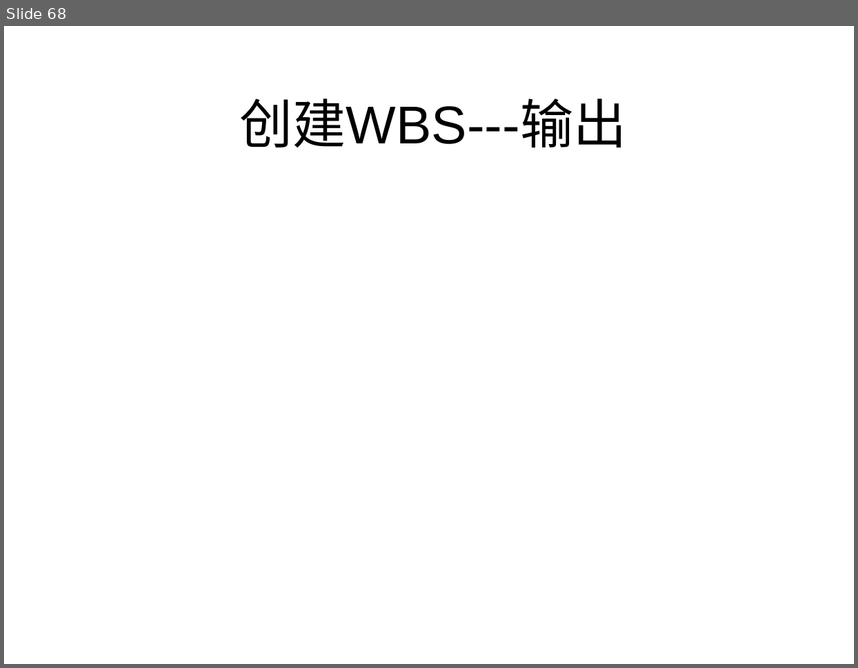
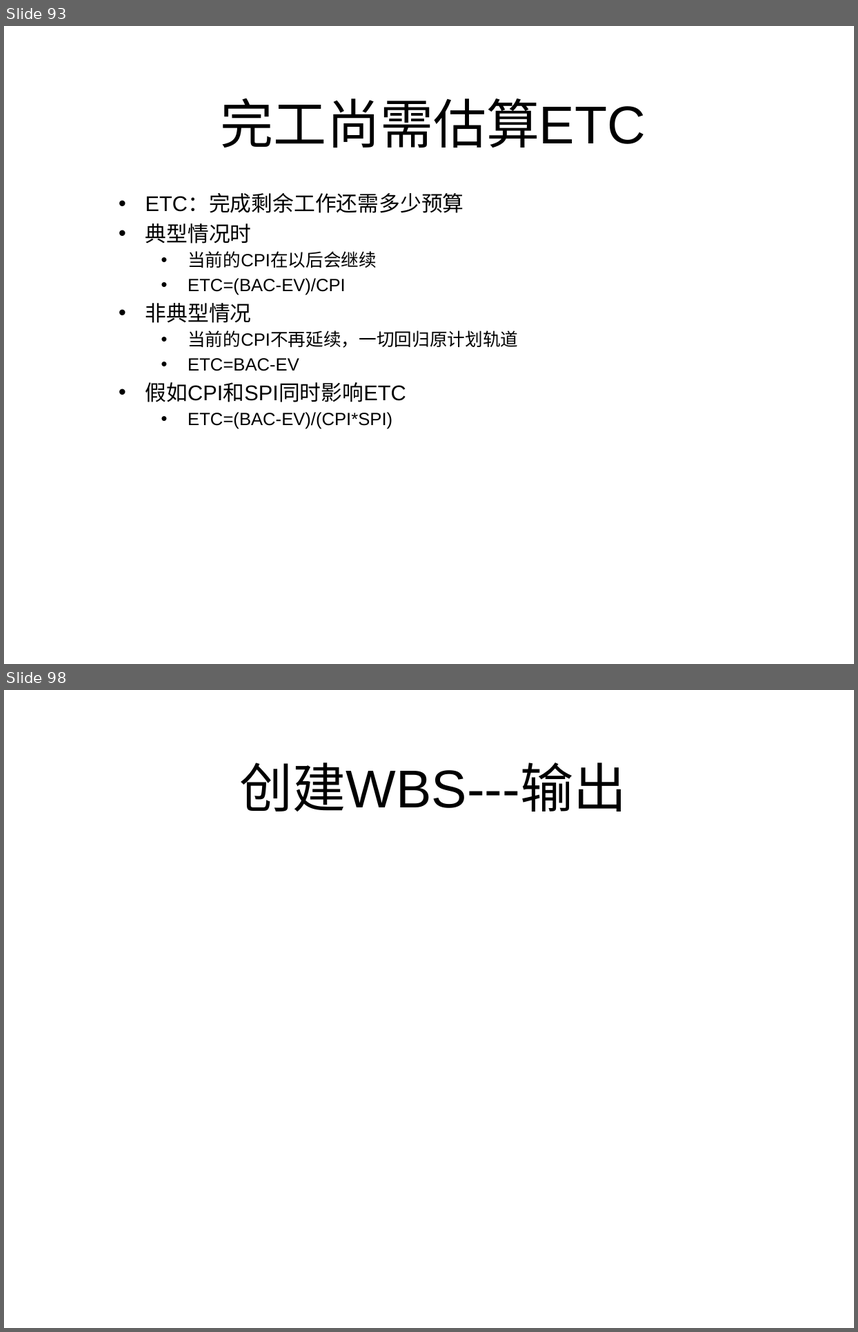
Before and after one commit to lipeiyu26/myStudy, a slide deck: springboot/SpringBoot-redis/src/main/resources/ppt/项目管理.pptx. Shown one above the other, each under a label of ours: slide 68 before the commit, slides 93 and 98 after it; the slides between them are not shown. The pictures are 858x668 and 858x1332 pixels, drawn with LibreOffice and Linux fonts; fonts in the diff are those of the drawing. Boxes give left, top, right and bottom in pixels: in the first picture for what was removed or moved away, otherwise in the second. Text is boxed around its words. In the diff, an @@ line names an element or a change of style, - is before the commit and + after.

```diff
--- a/springboot/SpringBoot-redis/src/main/resources/ppt/项目管理.pptx
+++ b/springboot/SpringBoot-redis/src/main/resources/ppt/项目管理.pptx
@@ slide 93 added at [4,26,854,664], background #FFFFFF @@
@@ title added at [221,98,646,147], 45 pt, text #000000 @@
+完工尚需估算ETC
@@ subtitle added at [145,194,518,429], 15 pt, text #000000 @@
+• ETC：完成剩余工作还需多少预算
+• 典型情况时
+  • 当前的CPI在以后会继续
+  • ETC=(BAC-EV)/CPI
+• 非典型情况
+  • 当前的CPI不再延续，一切回归原计划轨道
+  • ETC=BAC-EV
+• 假如CPI和SPI同时影响ETC
+  • ETC=(BAC-EV)/(CPI*SPI)
@@ what was slide 68 is now slide 98 @@
```
Also in this commit, not shown: 33 other slides added.
